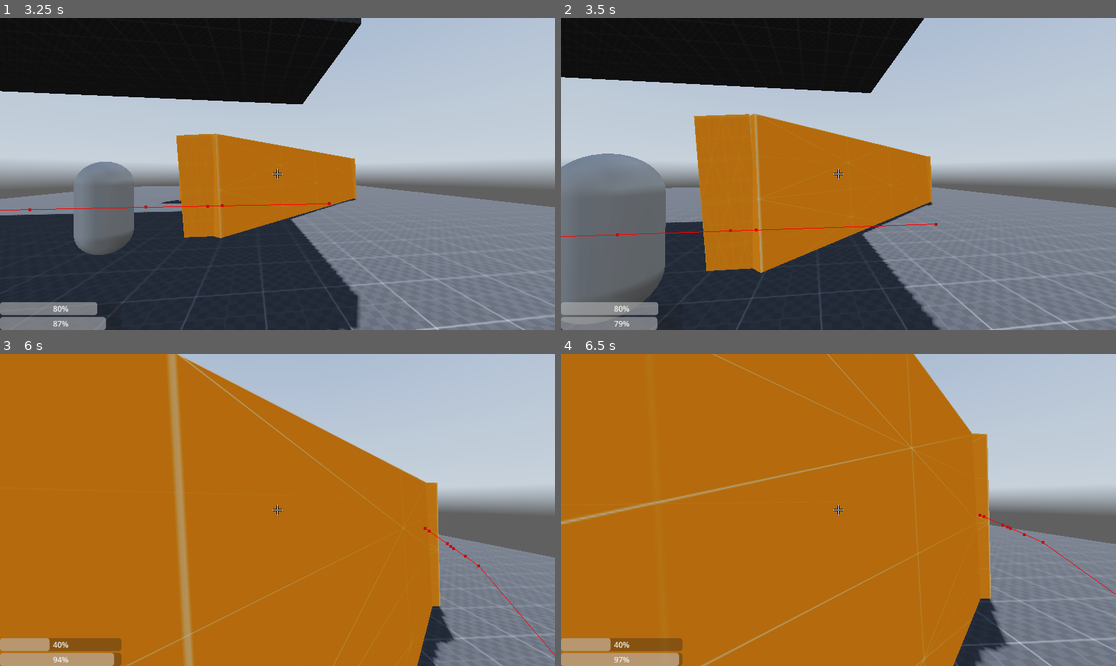
Above: before the commit, frames 1-4 (two rows, left to right).
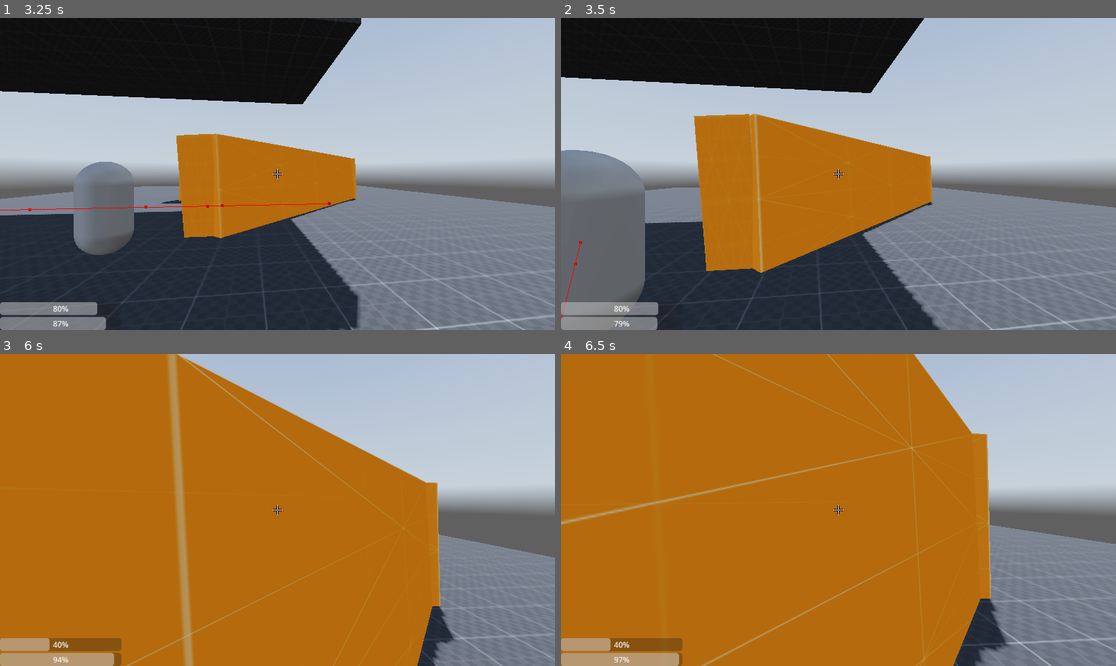
Above: after the commit, the same moments.

Repository: loumcn12/Aftermath
Game: Godot game, scene res://scenes/main menu/main_menu.tscn
Two runs of this game, one before a commit and one after it. Both use one fixed random seed, a clock stepped at 60 frames per second and the inputs below. A sky picture missing from this copy of the repository is replaced by a grey-blue gradient.
Inputs (mouse positions are in pixels of both pictures, inside the frame that each line leads up to):
- Up to frame 1 (3.25 s): click "Start" at 0.5 s; tap Enter at 1.25 s; move the mouse to (305, 174) at 1.27 s; hold W (forward) from 1.28 s (still down); tap H (DamageTest) at 1.35 s; tap Space (jump) at 1.52, 2.27 s; move the mouse to (249, 174) at 2.02 s; tap Ctrl (crouch) at 2.1 s; move the mouse to (288, 167) at 2.77 s; hold Shift (sprint) from 2.78 s (still down)
- Up to frame 2 (3.5 s): keep holding W (forward); keep holding Shift (sprint)
- Up to frame 3 (6 s): keep holding W (forward); move the mouse to (271, 516) at 3.52 s; release Shift (sprint) at 3.53 s; tap H (DamageTest) at 3.6, 5.85 s; tap Space (jump) at 3.77, 4.52, 5.27 s; move the mouse to (316, 513) at 4.27 s; hold Ctrl (crouch) 4.28-5.03 s; move the mouse to (233, 506) at 5.02 s; tap Shift (sprint) at 5.1 s; move the mouse to (283, 510) at 5.77 s
- Up to frame 4 (6.5 s): keep holding W (forward)

Frame 1 is identical in both runs. In frame 2, 1.9% of the frame differs, in the area x 0-68%, y 42-100%; in frame 3, less than 0.1%; in frame 4, less than 0.1%.

Commit message:
Finished basic enemy AI

Diff:
--- a/scenes/enemy.tscn
+++ b/scenes/enemy.tscn
@@ -11,7 +11,7 @@
 
 [node name="Enemy" type="CharacterBody3D"]
 collision_layer = 2
-collision_mask = 5
+collision_mask = 7
 script = ExtResource("1_7p1mj")
 
 [node name="MeshInstance3D" type="MeshInstance3D" parent="."]
@@ -25,12 +25,13 @@
 debug_enabled = true
 
 [node name="DetectionArea" type="Area3D" parent="."]
-collision_mask = 4
+collision_mask = 6
 
 [node name="CollisionShape3D" type="CollisionShape3D" parent="DetectionArea"]
 shape = SubResource("SphereShape3D_5uy6h")
 
 [node name="LineOfSightRay" type="RayCast3D" parent="."]
+visible = false
 target_position = Vector3(0, 0, -1)
 collision_mask = 4
 debug_shape_custom_color = Color(1, 0, 0, 1)
--- a/scenes/player.tscn
+++ b/scenes/player.tscn
@@ -10,7 +10,7 @@
 height = 1.2
 
 [node name="Player" type="CharacterBody3D" groups=["player"]]
-collision_layer = 4
+collision_layer = 2
 collision_mask = 5
 script = ExtResource("3_ob08u")
 
--- a/scripts/base_enemy.gd
+++ b/scripts/base_enemy.gd
@@ -80,7 +80,7 @@
 	agent.target_position = last_known_patrol_position
 
 func _on_body_entered(body: Node):
-	print("Entered:", body.name)
+	print("Entered:", body.name, " Groups:", body.get_groups())
 	if body.is_in_group("player"):
 		player = body
 		player_detected = true
@@ -104,24 +104,30 @@
 
 	var from_pos = global_transform.origin + Vector3.UP * 1.5
 	var to_pos = player.global_transform.origin + Vector3.UP * 1.5
-	var direction = to_pos - from_pos
 
-	# Update RayCast position and direction
-	los_ray.global_position = from_pos
-	los_ray.target_position = direction  # target_position is relative to global_position
-	los_ray.force_raycast_update()
+	var space_state = get_world_3d().direct_space_state
+	var query = PhysicsRayQueryParameters3D.create(from_pos, to_pos)
+	query.exclude = [self]
+	query.collide_with_areas = false
+	query.collision_mask = 1 << 1  # Assuming player is on layer 2
 
-	print("Ray from:", from_pos, " to:", to_pos, " dir:", direction.normalized())
+	var result = space_state.intersect_ray(query)
 
-	if los_ray.is_colliding():
-		var collider = los_ray.get_collider()
+	if result:
+		var collider = result.collider
 		print("Ray hit:", collider.name)
-
 		if collider.is_in_group("player"):
 			player_visible = true
 			chasing = true
+			print("🔴 Raycast HIT PLAYER")
 		else:
 			player_visible = false
+			print("🟠 Raycast hit something else")
 	else:
-		print("Raycast missed everything")
 		player_visible = false
+		print("⚪ Raycast missed everything")
+
+	# Godot 4.5+ only: use this in the future
+	# if Engine.is_editor_hint:
+	#     var color = player_visible ? Color.GREEN : Color.YELLOW
+	#     get_viewport().get_debug_draw().draw_line_3d(from_pos, to_pos, color)
